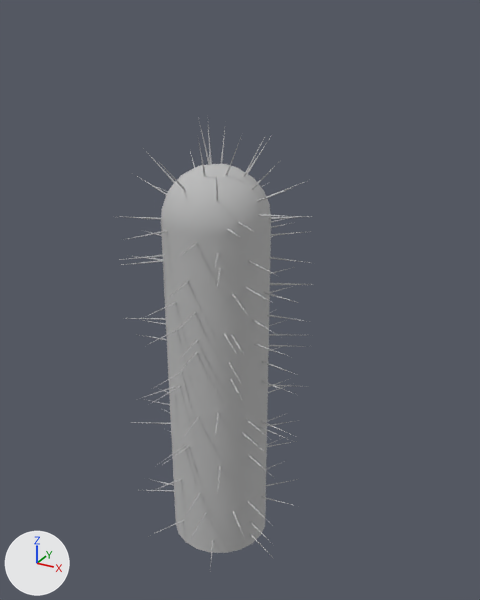
The OBJ model 3D workfiles/Maya/scenes/Cactus_OBJ.obj, before and after one commit.
The view is the same before and after, from a 50 mm camera at (0.822, -1.372, 1.463) aimed at (0.023, 0.08, 0.737). Every picture has the same lights, and +X, +Y and +Z are marked at lower left. Where no turn or scale is listed for an object, it has been applied to the vertices.

Names of what the first picture shows: 'Cactus_OBJ'.
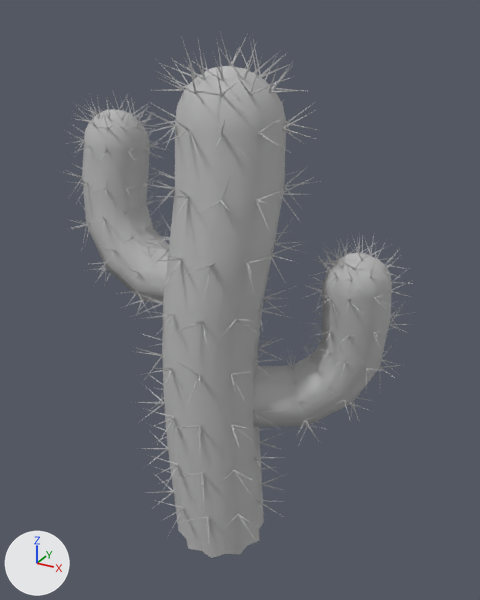
Boxes [x1, y1, x2, y2] around the edits, measured in the pictures (480 x 600 px; the box of a moved part takes in the faces that stretch with it):
'Cactus_OBJ', reshaped (83% wider, 17% taller): before [120, 117, 313, 567]; after [60, 33, 414, 558]
part 1 of me_cactus_obj, moved or reshaped: before [266, 181, 306, 197]; after [271, 65, 293, 91]
part 2 of me_cactus_obj, moved or reshaped: before [247, 138, 270, 174]; after [282, 109, 318, 129]
part 3 of me_cactus_obj, moved or reshaped: before [252, 160, 281, 190]; after [281, 177, 314, 193]
part 4 of me_cactus_obj, moved or reshaped: before [271, 231, 312, 236]; after [275, 244, 304, 253]
part 5 of me_cactus_obj, moved or reshaped (not visible afterwards): before [142, 147, 175, 183]
part 6 of me_cactus_obj, moved or reshaped (not visible afterwards): before [269, 257, 310, 263]
part 7 of me_cactus_obj, moved or reshaped: before [243, 137, 265, 177]; after [243, 58, 255, 80]
part 8 of me_cactus_obj, moved or reshaped: before [130, 422, 171, 424]; after [143, 384, 163, 402]
part 9 of me_cactus_obj, moved or reshaped: before [158, 161, 185, 190]; after [160, 131, 189, 145]
part 10 of me_cactus_obj, moved or reshaped: before [198, 138, 206, 177]; after [191, 77, 197, 94]
part 11 of me_cactus_obj, moved or reshaped (not visible afterwards): before [221, 121, 226, 164]
part 12 of me_cactus_obj, moved or reshaped (not visible afterwards): before [132, 173, 167, 195]
part 13 of me_cactus_obj, moved or reshaped: before [198, 117, 210, 165]; after [165, 125, 176, 150]
part 14 of me_cactus_obj, rebuilt (41% wider, 33% taller): before [161, 164, 271, 553]; after [138, 40, 293, 558]
part 15 of me_cactus_obj, deleted: before [120, 125, 313, 567]
part 16 of me_cactus_obj, built on: before [127, 255, 295, 401]; after [60, 33, 414, 542]

The change, as a diff of the scene's bpy script:
```diff
--- a/3D workfiles/Maya/scenes/Cactus_OBJ.obj.py
+++ b/3D workfiles/Maya/scenes/Cactus_OBJ.obj.py
@@ me_cactus_obj @@
-me_cactus_obj.from_pydata(...)  # 755 vertices, 746 faces; spans x -0.255..0.255, y -0.255..0.255, z 0.029..1.233
+me_cactus_obj.from_pydata(...)  # 4104 vertices, 4170 faces; spans x -0.523..0.472, y -0.226..0.337, z 0.0..1.422
+# me_cactus_obj part 1: the loose piece of 5 vertices spanning x 0.012..0.212, y -0.006..0.093, z 0.988..1.088 is multiplied about its middle by the matrix ((-0.027, 0.193, 0.326), (0.266, -0.223, 0.154), (0.27, 0.239, -0.119)), then moved by (0.029, 0.021, 0.282)
+# me_cactus_obj part 2: the loose piece of 5 vertices spanning x -0.003..0.096, y 0.019..0.118, z 0.986..1.186 is multiplied about its middle by the matrix ((0.326, 0.141, 0.159), (-0.179, 0.339, 0.067), (-0.114, -0.129, 0.349)), then moved by (0.143, -0.009, 0.145)
+# me_cactus_obj part 3: the loose piece of 5 vertices spanning x 0.015..0.186, y -0.018..0.018, z 0.984..1.155 is multiplied about its middle by the matrix ((0.397, -0.097, 0.01), (0.057, 0.264, 0.307), (-0.079, -0.297, 0.27)), then moved by (0.092, 0.06, 0.008)
+# me_cactus_obj part 4: the loose piece of 5 vertices spanning x 0.021..0.193, y -0.005..0.168, z 0.928..0.938 is multiplied about its middle by the matrix ((0.211, 0.314, 0.023), (0.126, -0.059, -0.352), (-0.289, 0.204, -0.137)), then moved by (0.052, 0.018, -0.032)
+# me_cactus_obj part 5: the loose piece of 5 vertices spanning x -0.182..-0.011, y -0.048..-0.013, z 0.982..1.153 is multiplied about its middle by the matrix ((0.148, -0.223, 0.003), (0.118, 0.075, -0.227), (0.189, 0.127, 0.14)), then moved by (-0.295, -0.006, 0.055)
+# me_cactus_obj part 6: the loose piece of 5 vertices spanning x 0.013..0.25, y 0.011..0.054, z 0.887..0.897 is multiplied about its middle by the matrix ((-0.166, 0.082, -0.193), (0.12, 0.24, -0.001), (0.172, -0.087, -0.186)), then moved by (0.185, 0.199, 0.004)
+# me_cactus_obj part 7: the loose piece of 5 vertices spanning x 0.017..0.126, y -0.012..0.025, z 0.987..1.202 is multiplied about its middle by the matrix ((0.02, -0.262, 0.287), (0.192, -0.243, -0.235), (0.338, 0.153, 0.117)), then moved by (0.034, -0.027, 0.252)
+# me_cactus_obj part 8: the loose piece of 5 vertices spanning x -0.221..-0.006, y -0.128..-0.015, z 0.381..0.39 is multiplied about its middle by the matrix ((0.364, 0.102, -0.118), (0.082, -0.38, -0.075), (-0.133, 0.044, -0.37)), then moved by (-0.055, -0.004, 0.082)
+# me_cactus_obj part 9: the loose piece of 5 vertices spanning x -0.045..-0.01, y -0.177..-0.006, z 0.988..1.159 is multiplied about its middle by the matrix ((0.397, 0.053, -0.018), (-0.043, 0.206, -0.341), (-0.036, 0.34, 0.21)), then moved by (-0.002, -0.035, 0.125)
+# me_cactus_obj part 10: the loose piece of 5 vertices spanning x -0.015..0.022, y -0.112..-0.003, z 0.994..1.209 is multiplied about its middle by the matrix ((-0.309, 0.059, 0.247), (-0.249, 0.006, -0.313), (-0.05, -0.396, 0.032)), then moved by (0.0, -0.035, 0.208)
+# me_cactus_obj part 11: the loose piece of 5 vertices spanning x -0.04..-0.004, y 0.011..0.12, z 0.988..1.202 is multiplied about its middle by the matrix ((-0.025, -0.243, -0.127), (0.271, -0.004, -0.046), (0.039, -0.129, 0.24)), then moved by (-0.452, -0.002, 0.058)
+# me_cactus_obj part 12: the loose piece of 5 vertices spanning x -0.232..-0.018, y -0.032..0.005, z 0.971..1.08 is multiplied about its middle by the matrix ((-0.131, 0.044, 0.223), (0.145, 0.214, 0.043), (-0.175, 0.145, -0.131)), then moved by (-0.181, 0.008, 0.16)
+# me_cactus_obj part 13: the loose piece of 5 vertices spanning x -0.033..0.006, y -0.021..0.017, z 0.998..1.233 is multiplied about its middle by the matrix ((0.277, -0.283, 0.088), (-0.037, -0.152, -0.375), (0.294, 0.248, -0.13)), then moved by (-0.065, -0.073, 0.069)
+# me_cactus_obj part 14: the loose piece of 105 vertices spanning x -0.137..0.137, y -0.137..0.137, z 0.029..1.119 is rebuilt with 361 vertices and now spans x -0.178..0.165, y -0.195..0.236, z 0.0..1.409
+# me_cactus_obj part 15: 95 loose pieces with 475 vertices, spanning x -0.253..0.255, y -0.255..0.255, z 0.061..1.23, are deleted
+# me_cactus_obj part 16: 25 vertices removed from x -0.25..0.255, y -0.22..0.223, z 0.444..0.906; 3593 vertices added at x -0.523..0.472, y -0.226..0.337, z 0.105..1.422
 me_cactus_obj.materials.append(mat_initialshadinggroup)
```
